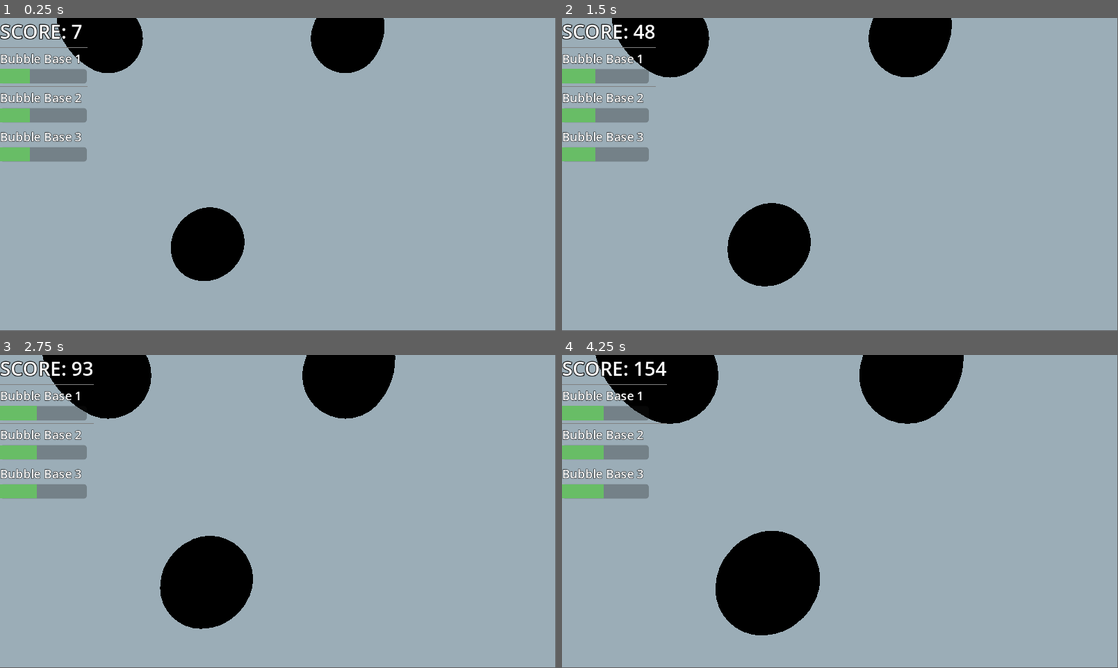
Above: before the commit, frames 1-4 (two rows, left to right).
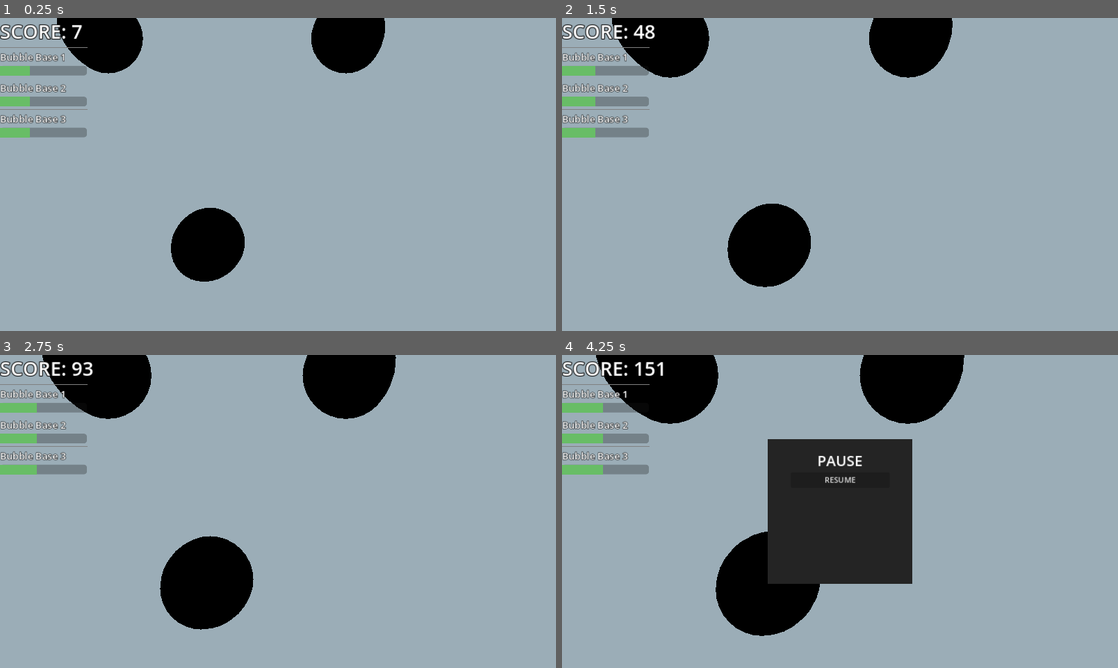
Above: after the commit, the same moments.

Repository: BlackBarman/GGJ_2025
Game: Godot game, scene res://Levels/level.tscn
Same seed, same stepped clock (60 frames per second), same inputs: the game is played once before the commit and once after it.
Inputs (mouse positions are in pixels of both pictures, inside the frame that each line leads up to):
- Up to frame 1 (0.25 s): no input
- Up to frame 2 (1.5 s): tap Enter (ui_accept) at 0.5, 0.77 s; move the mouse to (962, 158) at 0.52 s; hold Right (ui_right) 0.53-1.28 s; move the mouse to (728, 190) at 1.27 s; hold Down (ui_down) from 1.28 s (still down)
- Up to frame 3 (2.75 s): tap Enter (ui_accept) at 1.52 s; move the mouse to (333, 442) at 2.02 s; release Down (ui_down) at 2.03 s; hold Right (ui_right) from 2.03 s (still down)
- Up to frame 4 (4.25 s): move the mouse to (812, 574) at 2.77 s; release Right (ui_right) at 2.78 s; hold Up (ui_up) 2.78-3.53 s; tap Enter (ui_accept) at 3.02, 3.77 s; move the mouse to (1006, 558) at 3.52 s; hold Left (ui_left) from 3.53 s (still down); tap Escape (ui_cancel) at 4.15 s
In our replay, the window is 799x449 before the commit and 800x450 after it. These sizes can differ from the game's own. Grey fills any space a smaller window leaves; there, only what the larger window draws over its background counts as a difference.

The runs differ from the first frame. In frame 1, 3.8% of the frame differs, in the area x 0-70%, y 0-85%; in frame 2, 3.9%; in frame 3, 3.9%; in frame 4, 16%, in the area x 0-73%, y 0-90%.

Commit message:
added pause menu, ui properly resizes with canvas, ui is its own scene, fixed minor aesthetic bugs

Diff:
--- a/ggj_2025/LevelIngredients/user_interface.gd
+++ b/ggj_2025/LevelIngredients/user_interface.gd
@@ -4,6 +4,7 @@
 
 # Called when the node enters the scene tree for the first time.
 func _ready() -> void:
+	$GameOverScreen.visible = false
 	pass
 
 
--- a/ggj_2025/Levels/level.tscn
+++ b/ggj_2025/Levels/level.tscn
@@ -1,15 +1,10 @@
-[gd_scene load_steps=8 format=3 uid="uid://dbkid55m6imlg"]
+[gd_scene load_steps=6 format=3 uid="uid://dbkid55m6imlg"]
 
 [ext_resource type="Script" path="res://Levels/level.gd" id="1_7dfin"]
 [ext_resource type="Texture2D" uid="uid://df6gxirkpdbur" path="res://Art/SpaceBackground.png" id="1_50b8p"]
 [ext_resource type="Texture2D" uid="uid://dcua7l7x4j8vs" path="res://Art/GreyBackground.png" id="1_o7hox"]
 [ext_resource type="PackedScene" uid="uid://qu7xa6wcyixa" path="res://LevelIngredients/BubbleBase.tscn" id="4_rhv53"]
-[ext_resource type="Script" path="res://LevelIngredients/user_interface.gd" id="5_qt7vw"]
-
-[sub_resource type="StyleBoxFlat" id="StyleBoxFlat_gmecw"]
-bg_color = Color(0.408913, 0.742192, 0.398924, 1)
-
-[sub_resource type="StyleBoxEmpty" id="StyleBoxEmpty_i8tmj"]
+[ext_resource type="PackedScene" uid="uid://cg8dbagredl1y" path="res://user_interface.tscn" id="5_fkdie"]
 
 [node name="MainLevel" type="Node3D" node_paths=PackedStringArray("bubble_bases")]
 script = ExtResource("1_7dfin")
@@ -35,127 +30,5 @@
 [node name="BubbleBase3" parent="." instance=ExtResource("4_rhv53")]
 transform = Transform3D(1, 0, 0, 0, 1, 0, 0, 0, 1, -5, 0, -4)
 
-[node name="UserInterface" type="Control" parent="." node_paths=PackedStringArray("main_level")]
-layout_mode = 3
-anchors_preset = 0
-offset_right = 1158.0
-offset_bottom = 648.0
-script = ExtResource("5_qt7vw")
+[node name="UserInterface" parent="." node_paths=PackedStringArray("main_level") instance=ExtResource("5_fkdie")]
 main_level = NodePath("..")
-
-[node name="VBoxContainer" type="VBoxContainer" parent="UserInterface"]
-layout_mode = 0
-offset_right = 40.0
-offset_bottom = 40.0
-
-[node name="Score" type="Label" parent="UserInterface/VBoxContainer"]
-layout_mode = 2
-theme_override_colors/font_outline_color = Color(0, 0, 0, 1)
-theme_override_constants/outline_size = 6
-theme_override_font_sizes/font_size = 40
-text = "SCORE: 0"
-
-[node name="VBoxContainer" type="VBoxContainer" parent="UserInterface/VBoxContainer"]
-layout_mode = 2
-
-[node name="HSeparator" type="HSeparator" parent="UserInterface/VBoxContainer/VBoxContainer"]
-layout_mode = 2
-
-[node name="BubbleBase1" type="Label" parent="UserInterface/VBoxContainer/VBoxContainer"]
-layout_mode = 2
-theme_override_constants/outline_size = 3
-theme_override_font_sizes/font_size = 25
-text = "Bubble Base 1"
-
-[node name="BubbleBase1Size" type="ProgressBar" parent="UserInterface/VBoxContainer/VBoxContainer"]
-custom_minimum_size = Vector2(180, 30)
-layout_mode = 2
-size_flags_horizontal = 0
-theme_override_styles/fill = SubResource("StyleBoxFlat_gmecw")
-max_value = 300.0
-value = 100.0
-show_percentage = false
-
-[node name="VBoxContainer2" type="VBoxContainer" parent="UserInterface/VBoxContainer"]
-layout_mode = 2
-
-[node name="HSeparator" type="HSeparator" parent="UserInterface/VBoxContainer/VBoxContainer2"]
-layout_mode = 2
-
-[node name="BubbleBase2" type="Label" parent="UserInterface/VBoxContainer/VBoxContainer2"]
-layout_mode = 2
-theme_override_constants/outline_size = 3
-theme_override_font_sizes/font_size = 25
-text = "Bubble Base 2
-"
-
-[node name="BubbleBase2Size" type="ProgressBar" parent="UserInterface/VBoxContainer/VBoxContainer2"]
-custom_minimum_size = Vector2(180, 30)
-layout_mode = 2
-size_flags_horizontal = 0
-theme_override_styles/fill = SubResource("StyleBoxFlat_gmecw")
-max_value = 300.0
-value = 100.0
-show_percentage = false
-
-[node name="VBoxContainer3" type="VBoxContainer" parent="UserInterface/VBoxContainer"]
-layout_mode = 2
-
-[node name="HSeparator" type="HSeparator" parent="UserInterface/VBoxContainer/VBoxContainer3"]
-layout_mode = 2
-
-[node name="BubbleBase3" type="Label" parent="UserInterface/VBoxContainer/VBoxContainer3"]
-layout_mode = 2
-theme_override_constants/outline_size = 3
-theme_override_font_sizes/font_size = 25
-text = "Bubble Base 3
-"
-
-[node name="BubbleBase3Size" type="ProgressBar" parent="UserInterface/VBoxContainer/VBoxContainer3"]
-custom_minimum_size = Vector2(180, 30)
-layout_mode = 2
-size_flags_horizontal = 0
-theme_override_styles/fill = SubResource("StyleBoxFlat_gmecw")
-max_value = 300.0
-value = 100.0
-show_percentage = false
-
-[node name="GameOverScreen" type="ColorRect" parent="UserInterface"]
-visible = false
-layout_mode = 0
-offset_left = 449.0
-offset_top = 173.0
-offset_right = 749.0
-offset_bottom = 473.0
-color = Color(0.140447, 0.140447, 0.140447, 1)
-
-[node name="VBoxContainer" type="VBoxContainer" parent="UserInterface/GameOverScreen"]
-layout_mode = 1
-anchors_preset = 8
-anchor_left = 0.5
-anchor_top = 0.5
-anchor_right = 0.5
-anchor_bottom = 0.5
-offset_left = -102.0
-offset_top = -127.5
-offset_right = 103.0
-offset_bottom = 131.5
-grow_horizontal = 2
-grow_vertical = 2
-
-[node name="GameOverLabel" type="Label" parent="UserInterface/GameOverScreen/VBoxContainer"]
-layout_mode = 2
-theme_override_font_sizes/font_size = 30
-text = "GAME OVER!"
-horizontal_alignment = 1
-
-[node name="FinalScoreLabel" type="Label" parent="UserInterface/GameOverScreen/VBoxContainer"]
-layout_mode = 2
-text = "FINAL SCORE: "
-
-[node name="TryAgainButton" type="Button" parent="UserInterface/GameOverScreen/VBoxContainer"]
-layout_mode = 2
-theme_override_styles/focus = SubResource("StyleBoxEmpty_i8tmj")
-text = "TRY AGAIN"
-
-[connection signal="pressed" from="UserInterface/GameOverScreen/VBoxContainer/TryAgainButton" to="UserInterface" method="_on_try_again_button_pressed"]
--- /dev/null
+++ b/ggj_2025/Levels/pause_screen.gd
@@ -0,0 +1,21 @@
+extends ColorRect
+
+
+# Called when the node enters the scene tree for the first time.
+func _ready() -> void:
+	visible = false
+
+
+# Called every frame. 'delta' is the elapsed time since the previous frame.
+func _process(delta: float) -> void:
+	if Input.is_action_just_pressed("ui_cancel") == true:
+		if get_tree().paused == false:
+			get_tree().paused = true
+			visible = true
+		else:
+			visible = false
+
+
+func _on_resume_button_pressed() -> void:
+	get_tree().paused = false
+	visible = false
--- a/ggj_2025/project.godot
+++ b/ggj_2025/project.godot
@@ -18,6 +18,10 @@
 [autoload]
 
 SignalBus="*res://Globals/signal_bus.gd"
+
+[display]
+
+window/stretch/mode="canvas_items"
 
 [editor_plugins]
 
--- /dev/null
+++ b/ggj_2025/user_interface.tscn
@@ -0,0 +1,190 @@
+[gd_scene load_steps=5 format=3 uid="uid://cg8dbagredl1y"]
+
+[ext_resource type="Script" path="res://LevelIngredients/user_interface.gd" id="1_b1q2o"]
+[ext_resource type="Script" path="res://Levels/pause_screen.gd" id="2_3f7nt"]
+
+[sub_resource type="StyleBoxFlat" id="StyleBoxFlat_gmecw"]
+bg_color = Color(0.408913, 0.742192, 0.398924, 1)
+
+[sub_resource type="StyleBoxEmpty" id="StyleBoxEmpty_i8tmj"]
+
+[node name="UserInterface" type="Control"]
+layout_mode = 3
+anchors_preset = 15
+anchor_right = 1.0
+anchor_bottom = 1.0
+grow_horizontal = 2
+grow_vertical = 2
+script = ExtResource("1_b1q2o")
+
+[node name="VBoxContainer" type="VBoxContainer" parent="."]
+layout_mode = 1
+offset_right = 180.0
+offset_bottom = 298.0
+
+[node name="Score" type="Label" parent="VBoxContainer"]
+layout_mode = 2
+theme_override_colors/font_outline_color = Color(0, 0, 0, 1)
+theme_override_constants/outline_size = 6
+theme_override_font_sizes/font_size = 40
+text = "SCORE: 0"
+
+[node name="VBoxContainer" type="VBoxContainer" parent="VBoxContainer"]
+layout_mode = 2
+
+[node name="HSeparator" type="HSeparator" parent="VBoxContainer/VBoxContainer"]
+custom_minimum_size = Vector2(180, 0)
+layout_mode = 2
+size_flags_horizontal = 0
+
+[node name="BubbleBase1" type="Label" parent="VBoxContainer/VBoxContainer"]
+layout_mode = 2
+theme_override_constants/outline_size = 3
+theme_override_font_sizes/font_size = 20
+text = "Bubble Base 1"
+
+[node name="BubbleBase1Size" type="ProgressBar" parent="VBoxContainer/VBoxContainer"]
+custom_minimum_size = Vector2(180, 20)
+layout_mode = 2
+size_flags_horizontal = 0
+theme_override_styles/fill = SubResource("StyleBoxFlat_gmecw")
+max_value = 300.0
+value = 100.0
+show_percentage = false
+
+[node name="VBoxContainer2" type="VBoxContainer" parent="VBoxContainer"]
+layout_mode = 2
+
+[node name="HSeparator" type="HSeparator" parent="VBoxContainer/VBoxContainer2"]
+custom_minimum_size = Vector2(180, 0)
+layout_mode = 2
+size_flags_horizontal = 0
+
+[node name="BubbleBase2" type="Label" parent="VBoxContainer/VBoxContainer2"]
+layout_mode = 2
+theme_override_constants/outline_size = 3
+theme_override_font_sizes/font_size = 20
+text = "Bubble Base 2
+"
+
+[node name="BubbleBase2Size" type="ProgressBar" parent="VBoxContainer/VBoxContainer2"]
+custom_minimum_size = Vector2(180, 20)
+layout_mode = 2
+size_flags_horizontal = 0
+theme_override_styles/fill = SubResource("StyleBoxFlat_gmecw")
+max_value = 300.0
+value = 100.0
+show_percentage = false
+
+[node name="VBoxContainer3" type="VBoxContainer" parent="VBoxContainer"]
+layout_mode = 2
+
+[node name="HSeparator" type="HSeparator" parent="VBoxContainer/VBoxContainer3"]
+custom_minimum_size = Vector2(180, 0)
+layout_mode = 2
+size_flags_horizontal = 0
+
+[node name="BubbleBase3" type="Label" parent="VBoxContainer/VBoxContainer3"]
+layout_mode = 2
+theme_override_constants/outline_size = 3
+theme_override_font_sizes/font_size = 20
+text = "Bubble Base 3
+"
+
+[node name="BubbleBase3Size" type="ProgressBar" parent="VBoxContainer/VBoxContainer3"]
+custom_minimum_size = Vector2(180, 20)
+layout_mode = 2
+size_flags_horizontal = 0
+theme_override_styles/fill = SubResource("StyleBoxFlat_gmecw")
+max_value = 300.0
+value = 100.0
+show_percentage = false
+
+[node name="GameOverScreen" type="ColorRect" parent="."]
+layout_mode = 1
+anchors_preset = 8
+anchor_left = 0.5
+anchor_top = 0.5
+anchor_right = 0.5
+anchor_bottom = 0.5
+offset_left = -150.0
+offset_top = -150.0
+offset_right = 150.0
+offset_bottom = 150.0
+grow_horizontal = 2
+grow_vertical = 2
+color = Color(0.140447, 0.140447, 0.140447, 1)
+
+[node name="VBoxContainer" type="VBoxContainer" parent="GameOverScreen"]
+layout_mode = 1
+anchors_preset = 8
+anchor_left = 0.5
+anchor_top = 0.5
+anchor_right = 0.5
+anchor_bottom = 0.5
+offset_left = -102.0
+offset_top = -127.5
+offset_right = 103.0
+offset_bottom = 131.5
+grow_horizontal = 2
+grow_vertical = 2
+
+[node name="GameOverLabel" type="Label" parent="GameOverScreen/VBoxContainer"]
+layout_mode = 2
+theme_override_font_sizes/font_size = 30
+text = "GAME OVER!"
+horizontal_alignment = 1
+
+[node name="FinalScoreLabel" type="Label" parent="GameOverScreen/VBoxContainer"]
+layout_mode = 2
+text = "FINAL SCORE: "
+
+[node name="TryAgainButton" type="Button" parent="GameOverScreen/VBoxContainer"]
+layout_mode = 2
+theme_override_styles/focus = SubResource("StyleBoxEmpty_i8tmj")
+text = "TRY AGAIN"
+
+[node name="PauseScreen" type="ColorRect" parent="."]
+process_mode = 3
+layout_mode = 1
+anchors_preset = 8
+anchor_left = 0.5
+anchor_top = 0.5
+anchor_right = 0.5
+anchor_bottom = 0.5
+offset_left = -150.0
+offset_top = -150.0
+offset_right = 150.0
+offset_bottom = 150.0
+grow_horizontal = 2
+grow_vertical = 2
+color = Color(0.140447, 0.140447, 0.140447, 1)
+script = ExtResource("2_3f7nt")
+
+[node name="VBoxContainer" type="VBoxContainer" parent="PauseScreen"]
+layout_mode = 1
+anchors_preset = 8
+anchor_left = 0.5
+anchor_top = 0.5
+anchor_right = 0.5
+anchor_bottom = 0.5
+offset_left = -102.0
+offset_top = -127.5
+offset_right = 103.0
+offset_bottom = 131.5
+grow_horizontal = 2
+grow_vertical = 2
+
+[node name="PauseLabel" type="Label" parent="PauseScreen/VBoxContainer"]
+layout_mode = 2
+theme_override_font_sizes/font_size = 30
+text = "PAUSE"
+horizontal_alignment = 1
+
+[node name="ResumeButton" type="Button" parent="PauseScreen/VBoxContainer"]
+layout_mode = 2
+theme_override_styles/focus = SubResource("StyleBoxEmpty_i8tmj")
+text = "RESUME"
+
+[connection signal="pressed" from="GameOverScreen/VBoxContainer/TryAgainButton" to="." method="_on_try_again_button_pressed"]
+[connection signal="pressed" from="PauseScreen/VBoxContainer/ResumeButton" to="PauseScreen" method="_on_resume_button_pressed"]
